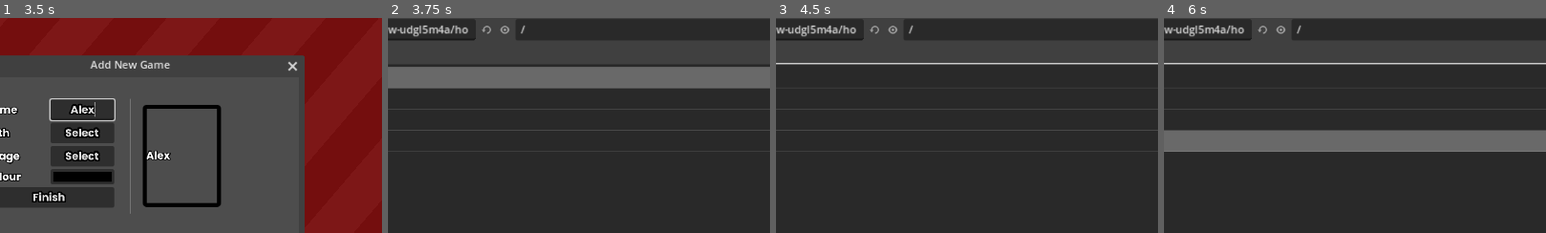
Above: before the commit, frames 1-4 (left to right).
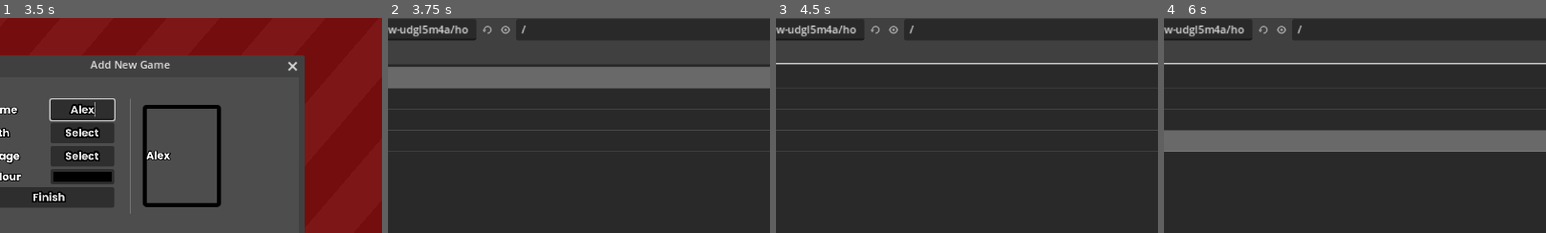
Above: after the commit, the same moments.

Repository: Shuflduf/Vapour
Game: Godot game, scene res://scenes/main.tscn
Two runs of this game, one before a commit and one after it. Both use one fixed random seed, a clock stepped at 60 frames per second and the inputs below. The engine's default icon, where the game draws it, is replaced by a stand-in: a white triangle on a blue panel in a dark square.
Inputs (mouse positions are % of the whole screen's width and height, from its top left):
- Up to frame 1 (3.5 s): click "Add New Game" at 0.5 s; click (44, 39) at 1.27 s; type "Alex" at 1.35 s; click "Add New Game" at 2 s; click (44, 39) at 2.77 s; type "Alex" at 2.85 s
- Up to frame 2 (3.75 s): click "Select" at 3.5 s
- Up to frame 3 (4.5 s): click "Select" at 4.25 s
- Up to frame 4 (6 s): click "Finish" at 5 s; click "Select" at 5.75 s
The pictures show only the part of the screen within x 33-83%, y 18-68%; the shares and areas given below are measured in that part.

Frame 1 is identical in both runs. In frame 2, 0.1% of the frame differs, in the area x 22-36%, y 3-11%; in frame 3, 0.1%; in frame 4, 0.1%.
Error in both runs: Attempt to call function 'get_position' in base 'null instance' on a null instance. (res://scripts/main.gd:54)

Commit message:
moving games up or down

Diff:
--- a/scenes/game.tscn
+++ b/scenes/game.tscn
@@ -87,13 +87,17 @@
 theme_override_colors/font_outline_color = Color(0, 0, 0, 1)
 theme_override_constants/outline_size = 10
 theme_override_fonts/font = ExtResource("4_21hdc")
-item_count = 3
+item_count = 5
 item_0/text = "Edit"
 item_0/id = 0
 item_1/text = "Description"
 item_1/id = 1
-item_2/text = "Delete"
+item_2/text = "Up"
 item_2/id = 2
+item_3/text = "Down"
+item_3/id = 3
+item_4/text = "Delete"
+item_4/id = 4
 
 [node name="Description" type="Window" parent="."]
 title = "Edit Description (BBCode)"
--- a/scripts/game.gd
+++ b/scripts/game.gd
@@ -5,6 +5,7 @@
 signal edited
 signal hovered
 signal description_edited
+signal moved(up: bool)
 
 @export_global_file("*.exe") var app_path: String
 @export_global_file("*.png", "*.jpg", "*.ktx", "*.webp", "*.tga", "*.svg") var app_icon: String:
@@ -95,4 +96,8 @@
 			description.show()
 			description.textbox.text = description.text
 		2:
+			moved.emit(true)
+		3:
+			moved.emit(false)
+		4:
 			queue_free()
--- a/scripts/main.gd
+++ b/scripts/main.gd
@@ -119,6 +119,10 @@
 			games.get_children()[i].disconnect("hovered", hovered)
 		games.get_children()[i].hovered.connect(hovered.bind(i))
 
+		if games.get_children()[i].get_signal_connection_list("moved"):
+			games.get_children()[i].disconnect("moved", move_game)
+		games.get_children()[i].moved.connect(move_game.bind(i))
+
 		games.get_children()[i].edited.connect(func():
 			var new_entry = new_game.instantiate()
 			add_child(new_entry)
@@ -137,6 +141,14 @@
 	set_description(i)
 	change_backround_colour(i)
 
+func move_game(up: bool, i: int):
+	@warning_ignore("unused_variable")
+	var new_index = i + (-1 if up else 1)
+
+	print(new_index)
+	games.move_child(games.get_child(i), new_index)
+	connect_all_children()
+	save_games()
 
 func _on_current_description_meta_clicked(meta: Variant) -> void:
 	OS.shell_open(str(meta))
Not shown, changed: testingexe.exe
